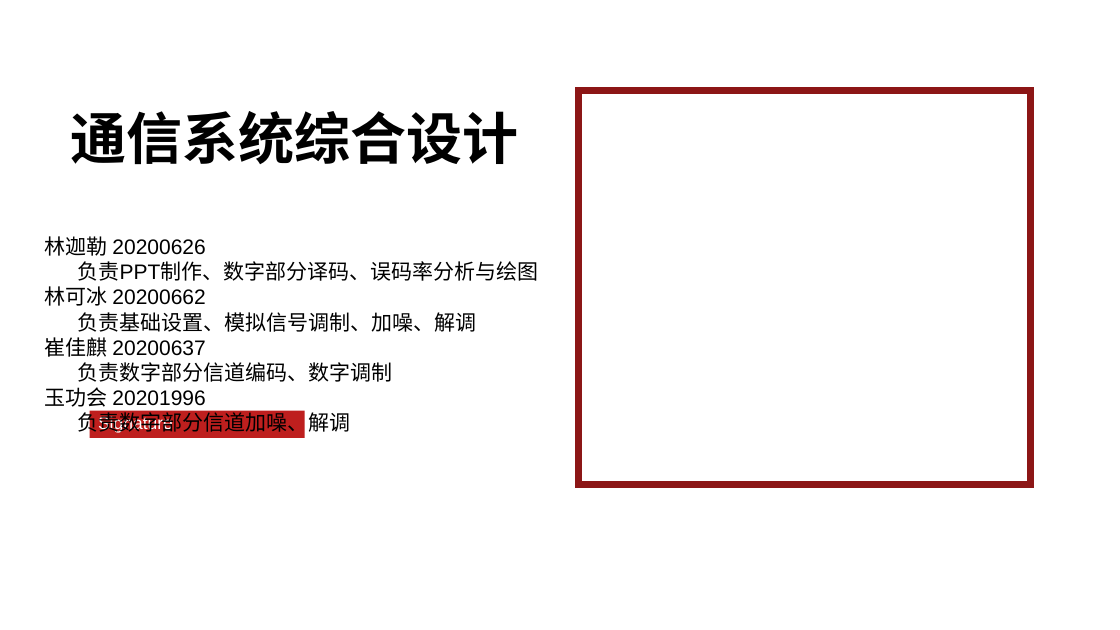
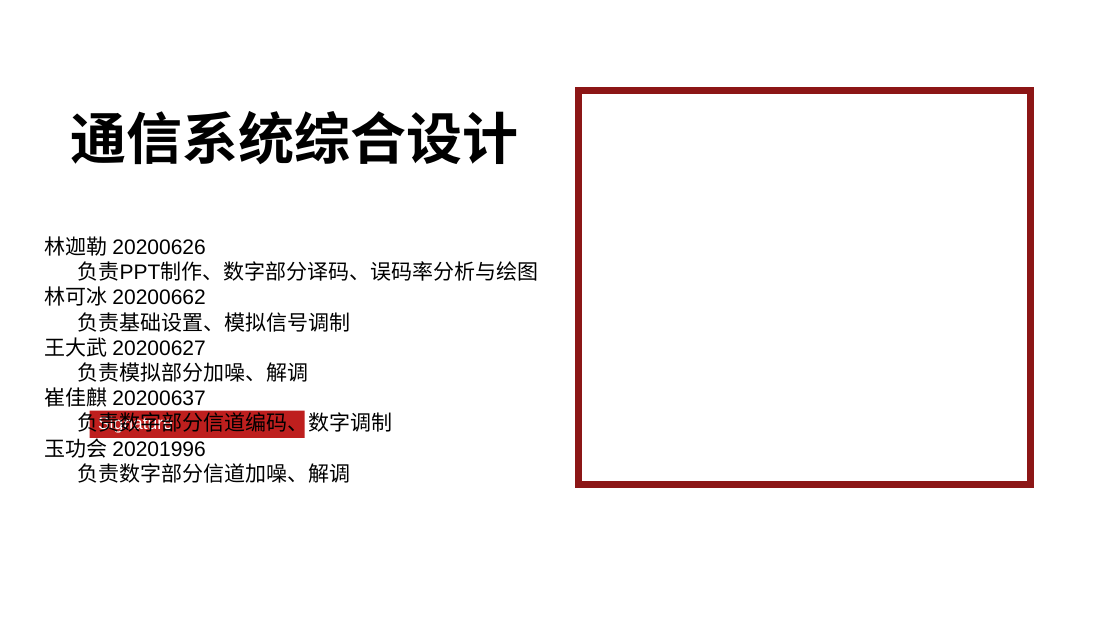
Before and after one commit to Eden-Linbb/tongxinyuanli, a slide deck: slide 1 of PPT-12.pptx. Drawn at 1120x630 pixels with LibreOffice and Linux fonts; fonts in the diff are those of the drawing; background and template pictures are left out. Boxes give left, top, right and bottom in pixels: in the first picture for what was removed or moved away, otherwise in the second. Text is boxed around its words. In the diff, an @@ line names an element or a change of style, - is before the commit and + after.

```diff
--- a/PPT-12.pptx
+++ b/PPT-12.pptx
@@ text at bbox=[45, 312, 351, 382]: text changed @@
-负责基础设置、模拟信号调制、加噪、解调
+负责基础设置、模拟信号调制
+王大武 20200627
+负责模拟部分加噪、解调
```
Also in this commit, not shown: 5 other files.
